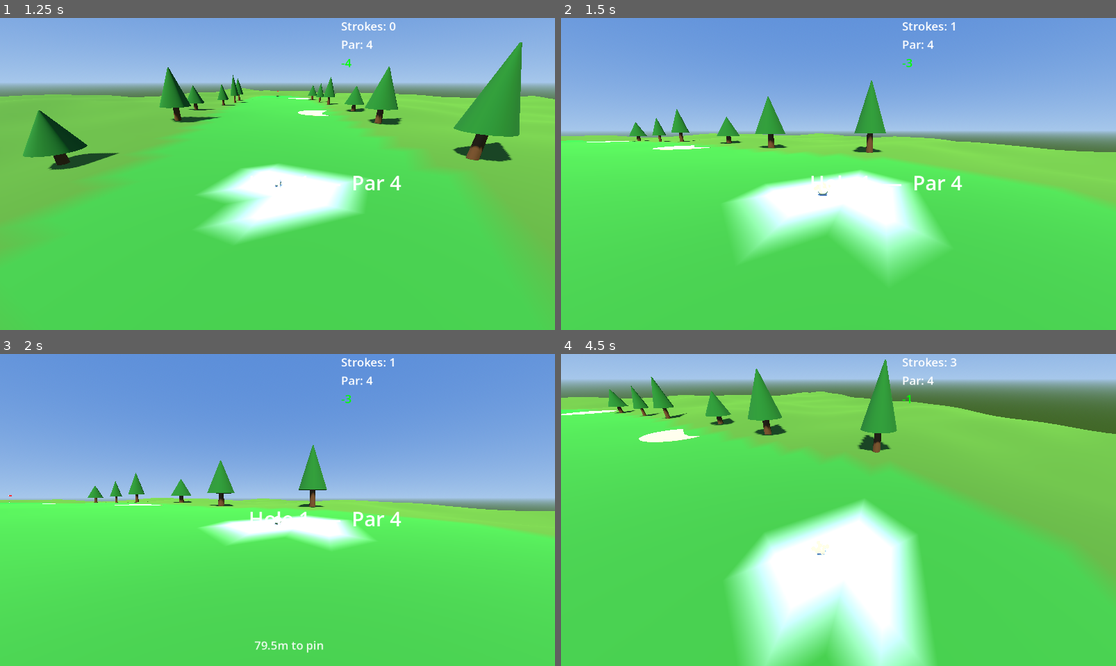
Above: before the commit, frames 1-4 (two rows, left to right).
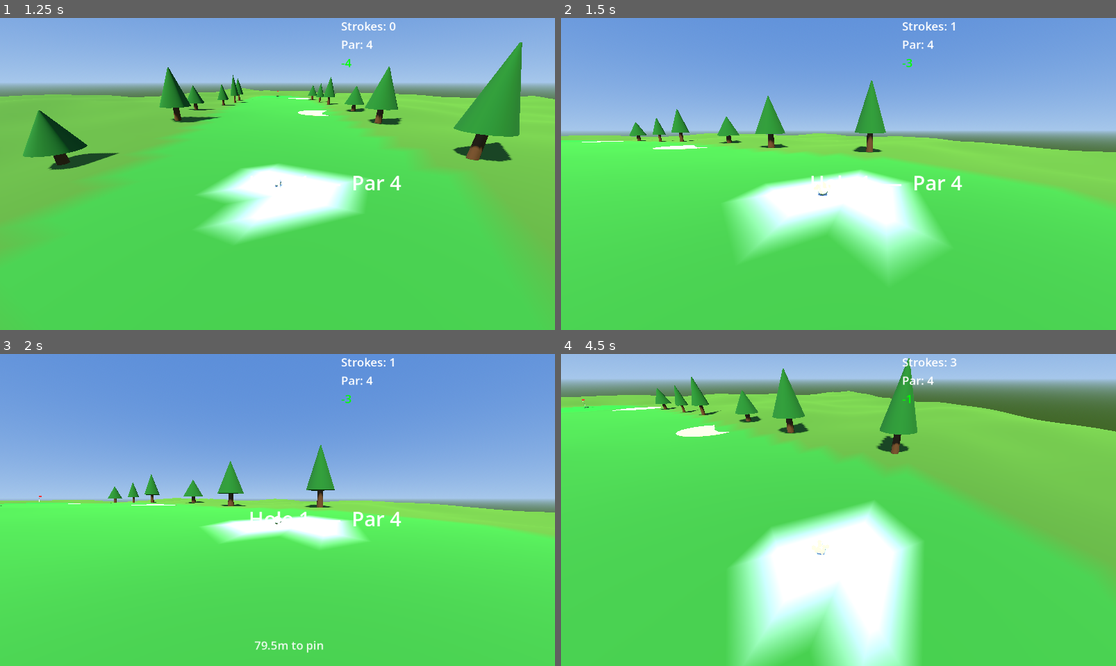
Above: after the commit, the same moments.

Repository: alexanderbenfox/golf-roguelike-godot
Game: Godot game, scene res://scenes/main_menu.tscn
Two runs of this game, one before a commit and one after it. Both use one fixed random seed, a clock stepped at 60 frames per second and the inputs below.
Inputs (mouse positions are in pixels of both pictures, inside the frame that each line leads up to):
- Up to frame 1 (1.25 s): click "Play" at 0.5 s
- Up to frame 2 (1.5 s): move the mouse to (960, 158) at 1.27 s; click (960, 158) at 1.35 s
- Up to frame 3 (2 s): no input
- Up to frame 4 (4.5 s): move the mouse to (727, 525) at 2.02 s; click (727, 525) at 2.1 s; move the mouse to (894, 441) at 2.77 s; click (894, 441) at 2.85 s; move the mouse to (810, 572) at 3.52 s; click (810, 572) at 3.6 s; move the mouse to (1005, 556) at 4.27 s; click (1005, 556) at 4.35 s

Frame 1 is identical in both runs. In frame 2, 0.2% of the frame differs, in the area x 0-98%, y 20-58%; in frame 3, 2.1%; in frame 4, 12%, in the area x 0-100%, y 1-100%.

Commit message:
Changed gravity scale constraints and updated gravity scale to something that feels better

Diff:
--- a/node_3d.tscn
+++ b/node_3d.tscn
@@ -22,7 +22,6 @@
 [ext_resource type="Resource" uid="uid://vefs7mxkwq73" path="res://resources/upgrades/bounce_dead_drop.tres" id="11_upg7"]
 [ext_resource type="Resource" uid="uid://bla40gb1alvk6" path="res://resources/upgrades/straight_shot.tres" id="11_upg8"]
 [ext_resource type="Resource" uid="uid://o8ca1ucqx71k" path="res://resources/upgrades/all_golden_club.tres" id="11_upg9"]
-
 
 [node name="Main" type="Node3D" unique_id=663232325]
 script = ExtResource("1_i5arm")
@@ -53,7 +52,6 @@
 follow_target = NodePath("../GolfBall/RigidBody3D")
 max_height = 8.0
 
-
 [node name="ScoringManager" type="Node" parent="." unique_id=554372091]
 script = ExtResource("4_r3fl7")
 metadata/_custom_type_script = "uid://bvnb01yj2vj80"
--- a/resources/default_golfer_stats.tres
+++ b/resources/default_golfer_stats.tres
@@ -4,4 +4,4 @@
 
 [resource]
 script = ExtResource("1")
-gravity_scale = 1.5
+gravity_scale = 3.8000000000000003
--- a/resources/golfer_stats.gd
+++ b/resources/golfer_stats.gd
@@ -18,7 +18,7 @@
 
 @export_group("Gravity")
 ## Gravity multiplier. Lower = floatier shots, higher = heavier ball.
-@export_range(0.1, 3.0, 0.05) var gravity_scale: float = 1.0
+@export_range(0.1, 15.0, 0.05) var gravity_scale: float = 3.0
 
 @export_group("Accuracy")
 ## Shot accuracy. 0.0 = max spread, 1.0 = perfect aim.
--- a/resources/upgrades/straight_shot.tres
+++ b/resources/upgrades/straight_shot.tres
@@ -20,5 +20,5 @@
 display_name = "Straight Shot"
 description = "Tour Edge Exotics E725 driver prioritizes straight shot performance over power. +50% accuracy/-25% power"
 rarity = 2
-effects = [SubResource("Resource_6s5w1"), SubResource("Resource_apdhp")]
+effects = Array[ExtResource("1_euyxx")]([SubResource("Resource_6s5w1"), SubResource("Resource_apdhp")])
 metadata/_custom_type_script = "uid://clgofk0vig4am"
